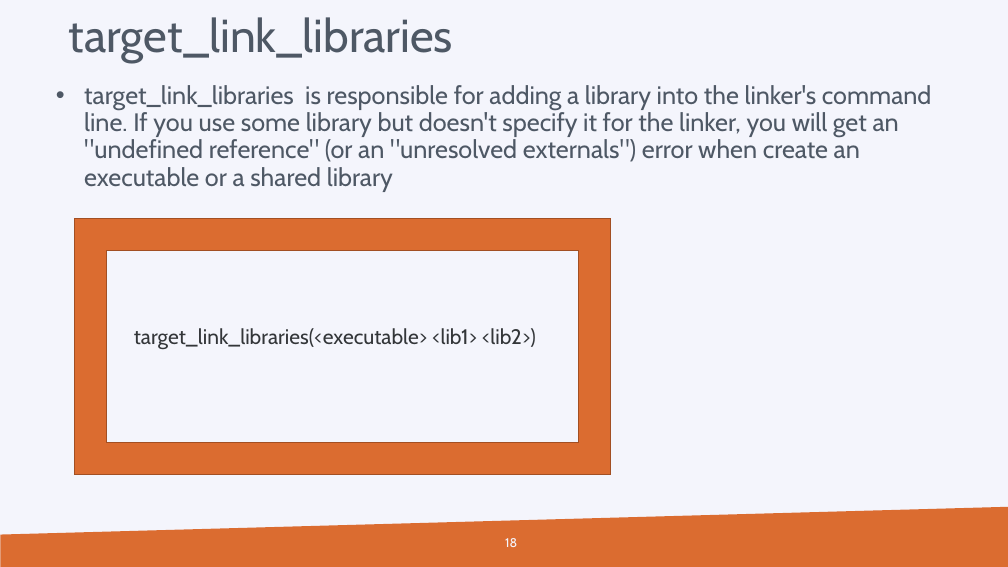
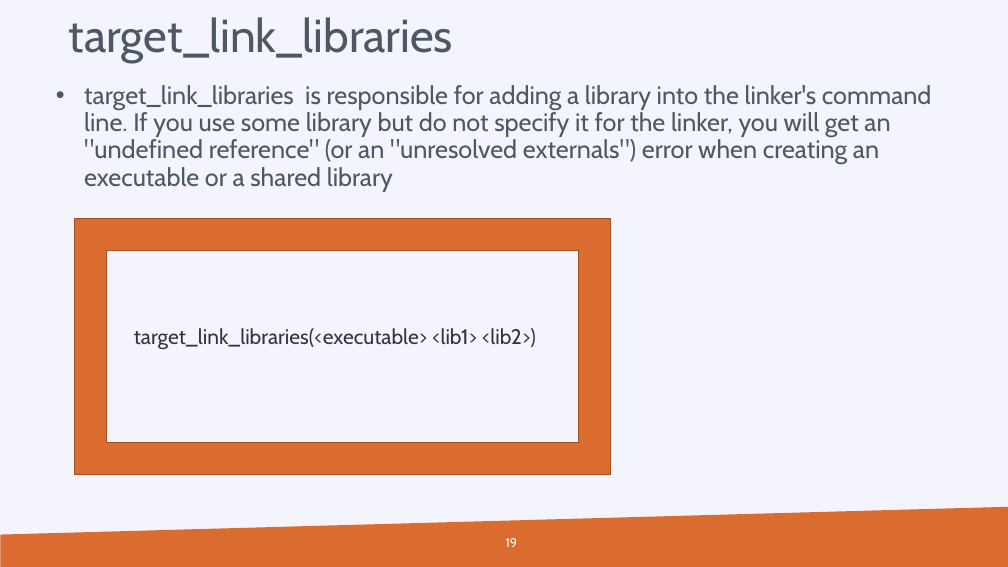
Before and after one commit to hpcleuven/CMake-intro, a slide deck: slide 19 of CMake-introduction.pptx (slide 18 before the commit). Drawn at 1008x567 pixels with LibreOffice and Linux fonts; fonts in the diff are those of the drawing; background and template pictures are left out. Boxes give left, top, right and bottom in pixels: in the first picture for what was removed or moved away, otherwise in the second. Text is boxed around its words. In the diff, an @@ line names an element or a change of style, - is before the commit and + after.

```diff
--- a/CMake-introduction.pptx
+++ b/CMake-introduction.pptx
@@ text at (84,85,931,192): text changed @@
-  • target_link_libraries is responsible for adding a library into the linker's command line. If you use some library but doesn't specify it for the linker, you will get an "undefined reference" (or an "unresolved externals") error when create an executable or a shared library
+  • target_link_libraries is responsible for adding a library into the linker's command line. If you use some library but do not specify it for the linker, you will get an "undefined reference" (or an "unresolved externals") error when creating an executable or a shared library
@@ page number at (506,538,518,547): text changed @@
-18
+19
```
Also in this commit, not shown: 2 other slides changed, 1 slide added.
